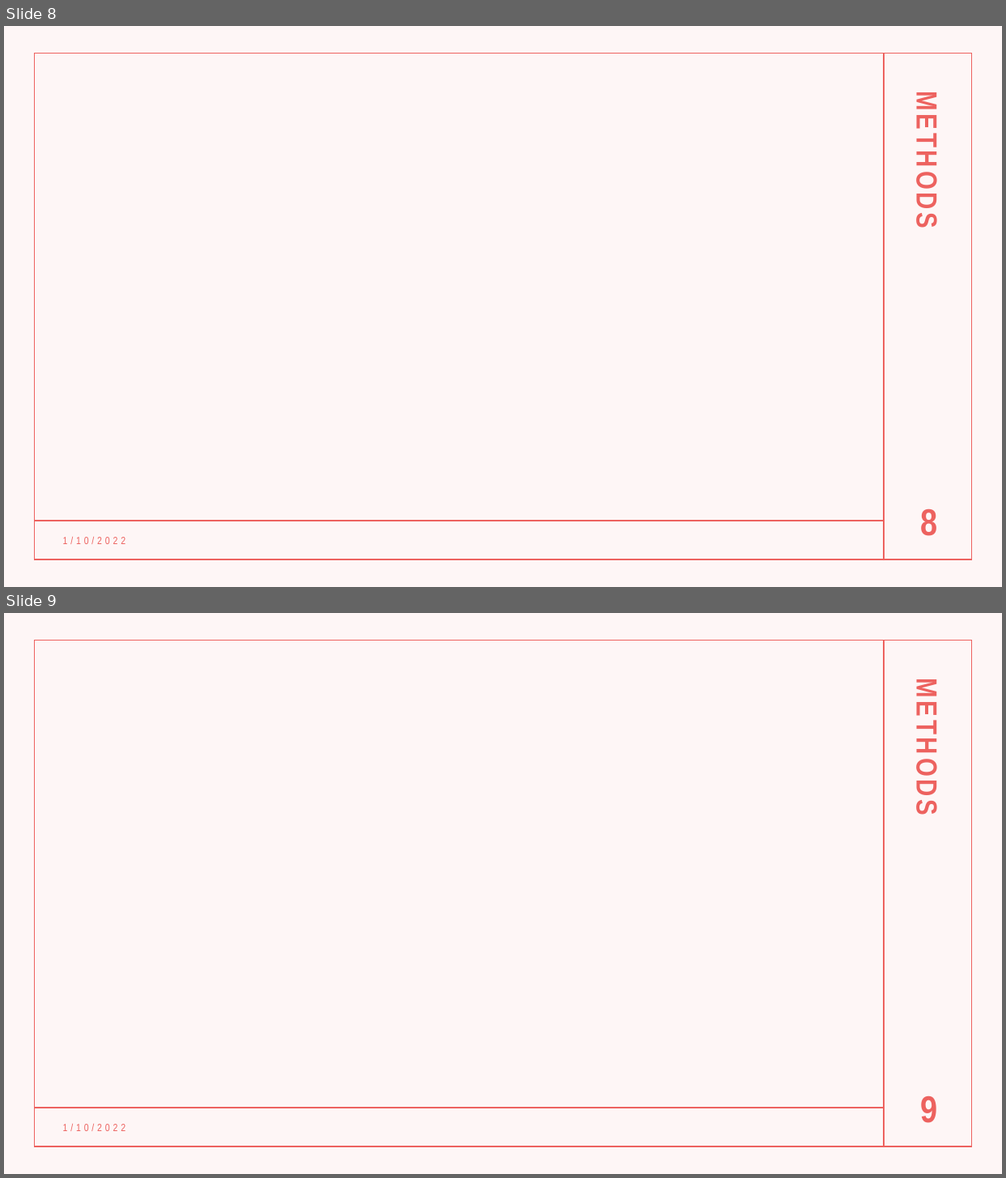
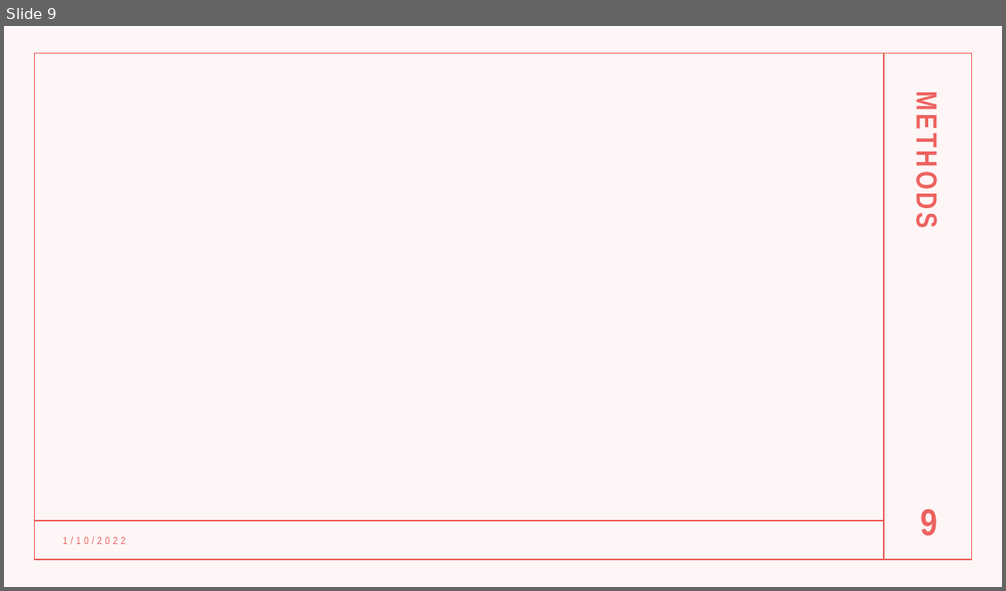
Before and after one commit to AlbiKovi/DSO110---Final-Group-Project, a slide deck: Is the Mega Millions a Mega Trap.pptm. Shown one above the other, each under a label of ours: slides 8 and 9 before the commit, slide 9 after it. The pictures are 1006x1178 and 1006x591 pixels, drawn with LibreOffice and Linux fonts; fonts in the diff are those of the drawing. Boxes give left, top, right and bottom in pixels: in the first picture for what was removed or moved away, otherwise in the second. Text is boxed around its words. In the diff, an @@ line names an element or a change of style, - is before the commit and + after.

```diff
--- a/Is the Mega Millions a Mega Trap.pptm
+++ b/Is the Mega Millions a Mega Trap.pptm
@@ slide 9 removed at (x1=4, y1=613, x2=1002, y2=1174), background #FFFFFF; not listed: 4 template elements that a slide beside it also shows @@
@@ text removed at (x1=910, y1=692, x2=944, y2=811) @@
-METHODS
@@ page number removed at (x1=920, y1=1097, x2=937, y2=1123) @@
-9
@@ text removed at (x1=63, y1=1124, x2=126, y2=1131) @@
-1/10/2022
@@ what was slide 8 is now slide 9 @@
@@ page number at (x1=920, y1=510, x2=937, y2=536): text changed @@
-8
+9
```
Also in this commit, not shown: 6 slides changed, 1 slide added.
